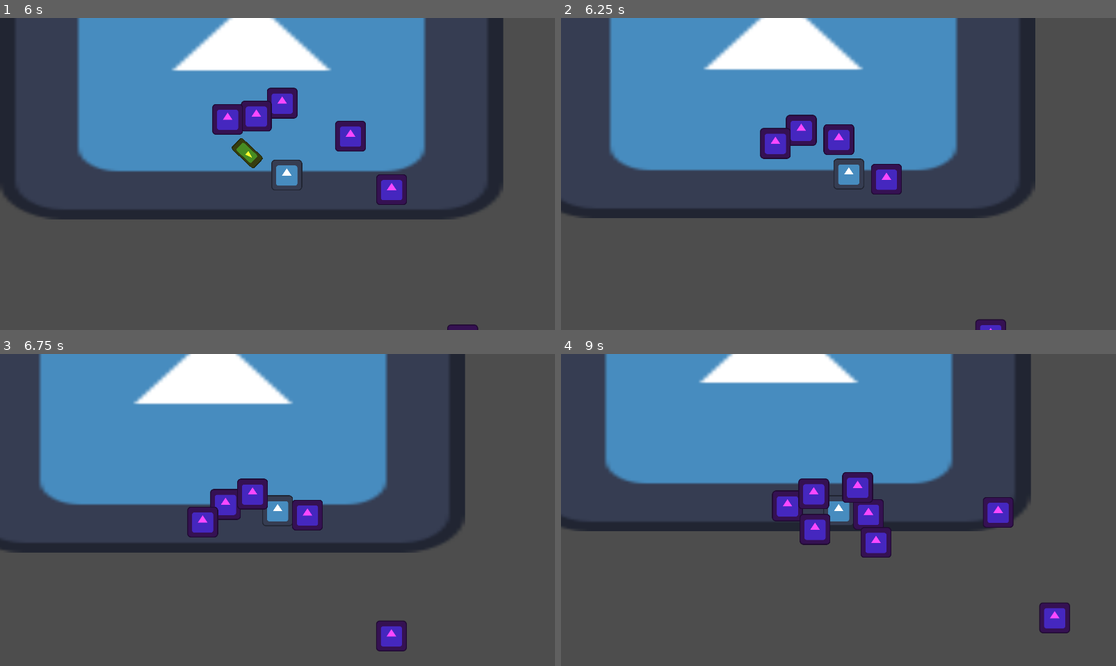
Above: before the commit, frames 1-4 (two rows, left to right).
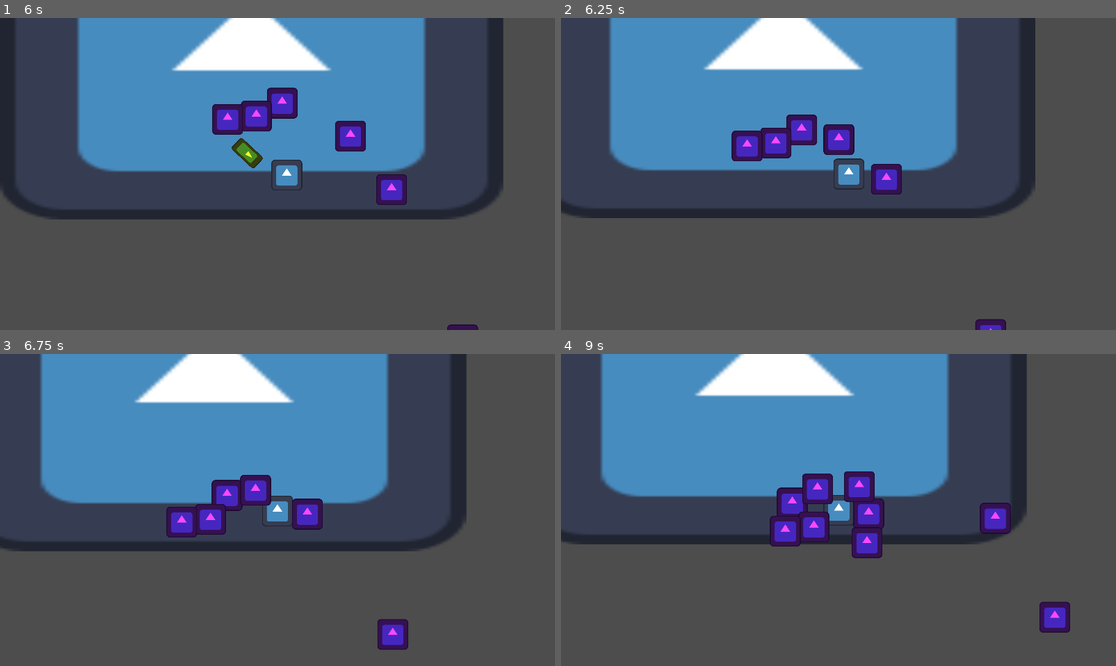
Above: after the commit, the same moments.

Repository: PixelSaver/it-gets-worse
Game: Godot game, scene res://Scenes/main.tscn
Two runs of this game, one before a commit and one after it. Both use one fixed random seed, a clock stepped at 60 frames per second and the inputs below. The engine's default icon, where the game draws it, is replaced by a stand-in: a white triangle on a blue panel in a dark square.
Inputs (mouse positions are in pixels of both pictures, inside the frame that each line leads up to):
- Up to frame 1 (6 s): tap Enter at 0.5 s; move the mouse to (399, 158) at 0.52 s; press the mouse at (399, 158) at 0.53 s; hold D (right) 0.53-1.28 s; move the mouse to (166, 189) at 1.27 s; release the mouse at (166, 189) at 1.28 s; hold S (down) 1.28-2.03 s; click (166, 189) at 1.35 s; move the mouse to (333, 105) at 2.02 s; press the mouse at (333, 105) at 2.03 s; hold D (right) 2.03-2.78 s; move the mouse to (249, 236) at 2.77 s; release the mouse at (249, 236) at 2.78 s; hold W (up) 2.78-3.53 s; click (249, 236) at 2.85 s; move the mouse to (444, 220) at 3.52 s; press the mouse at (444, 220) at 3.53 s; hold A (left) 3.53-5.03 s; move the mouse to (111, 127) at 4.27 s; release the mouse at (111, 127) at 4.28 s; click (111, 127) at 4.35 s; move the mouse to (305, 174) at 5.02 s; press the mouse at (305, 174) at 5.03 s; hold S (down) 5.03-5.78 s; move the mouse to (194, 96) at 5.77 s; release the mouse at (194, 96) at 5.78 s; hold D (right) from 5.78 s (still down); click (194, 96) at 5.85 s
- Up to frame 2 (6.25 s): keep holding D (right)
- Up to frame 3 (6.75 s): move the mouse to (399, 494) at 6.52 s; release D (right) at 6.53 s; press the mouse at (399, 494) at 6.53 s; hold W (up) from 6.53 s (still down)
- Up to frame 4 (9 s): move the mouse to (727, 525) at 7.27 s; release W (up) at 7.28 s; release the mouse at (727, 525) at 7.28 s; hold D (right) 7.28-8.03 s; click (727, 525) at 7.35 s; move the mouse to (894, 441) at 8.02 s; press the mouse at (894, 441) at 8.03 s; hold S (down) 8.03-8.78 s; move the mouse to (810, 572) at 8.77 s; release the mouse at (810, 572) at 8.78 s; hold A (left) from 8.78 s (still down); click (810, 572) at 8.85 s

Frame 1 is identical in both runs. In frame 2, 0.7% of the frame differs, in the area x 30-47%, y 30-46%; in frame 3, 3.9%; in frame 4, 12%, in the area x 0-92%, y 0-90%.
Error after the commit: Invalid access to property or key 'upgrades' on a base object of type 'CharacterBody2D (Player)'. (res://Scripts/gun.gd:20)

Commit message:
added bullet upgrades theoretically

Diff:
--- a/Scripts/Components/HealthComponent.gd
+++ b/Scripts/Components/HealthComponent.gd
@@ -8,10 +8,8 @@
 	health = MAX_HEALTH
 
 func damage(attack: Attack):
-	health -= attack.atk_str
+	health -= attack.atk_strddddddddddd
 
-	if get_parent().is_in_group("Player"):
-		print_debug("hurtsa")
 	if health <= 0:
 		if get_parent().has_method("kill"):
 			get_parent().kill()
--- /dev/null
+++ b/Scripts/Upgrades/base_bullet_strategy.gd
@@ -0,0 +1,9 @@
+class_name BaseBulletStrategy
+extends Resource
+
+@export var texture : Texture2D = preload("res://Assets/icon.svg")
+@export var upgade_text : String = "Speed"
+
+## Function applied to each bullet
+func apply_upgrade(bullet: Bullet):
+	pass
--- /dev/null
+++ b/Scripts/Upgrades/damage_bullet_strategy.gd
@@ -0,0 +1,7 @@
+class_name DamageBulletStrategy
+extends BaseBulletStrategy
+
+
+
+func apply_upgrade(bullet: Bullet):
+	bullet.stored_attack.atk_str += 5.0
--- a/Scripts/gun.gd
+++ b/Scripts/gun.gd
@@ -10,11 +10,15 @@
 
 func fire(dir:Vector2, speed:float) -> bool:
 	if timer < cooldown: return false
+
 	var curr_bullet : Bullet = bullet_scene.instantiate()
 
 	curr_bullet.init(speed, dir)
 	curr_bullet.global_position = self.global_position
 	Global.bullet_cont.add_child(curr_bullet)
 
+	for strategy in Global.player.upgrades:
+		strategy.apply_upgrade(curr_bullet)
+
 	timer = 0
 	return true
--- a/Scripts/player.gd
+++ b/Scripts/player.gd
@@ -1,12 +1,15 @@
 extends CharacterBody2D
 class_name Player
 
+# Components
 @onready var health_component : HealthComponent = $HealthComponent
 @onready var hitbox_component : HitboxComponent = $HitboxComponent
 var player_speed = 500
+# Gun stuff
 @onready var gun : Gun = $Gun
 var player_mag_size
 var player_mag_current
+var bullet_upgrades : Array[BaseBulletStrategy] = []
 
 func _ready():
 	Global.player = self
Not shown, added: Scripts/Upgrades/base_bullet_strategy.gd.uid
Not shown, added: Scripts/Upgrades/damage_bullet_strategy.gd.uid
